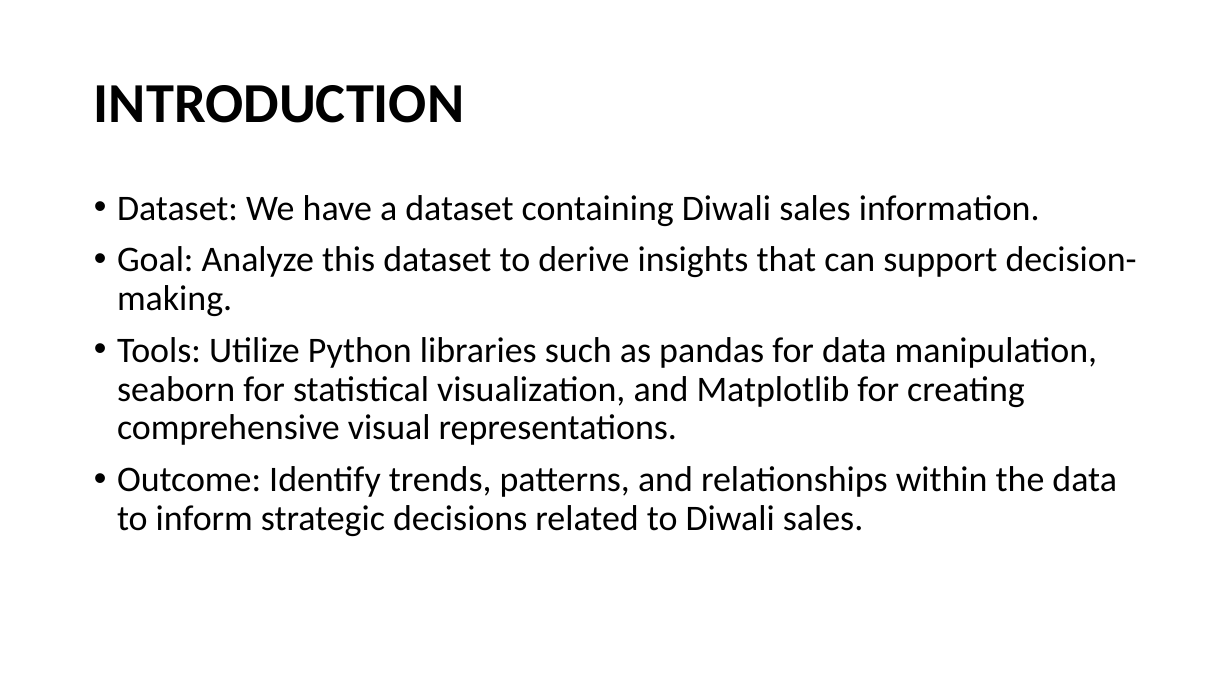
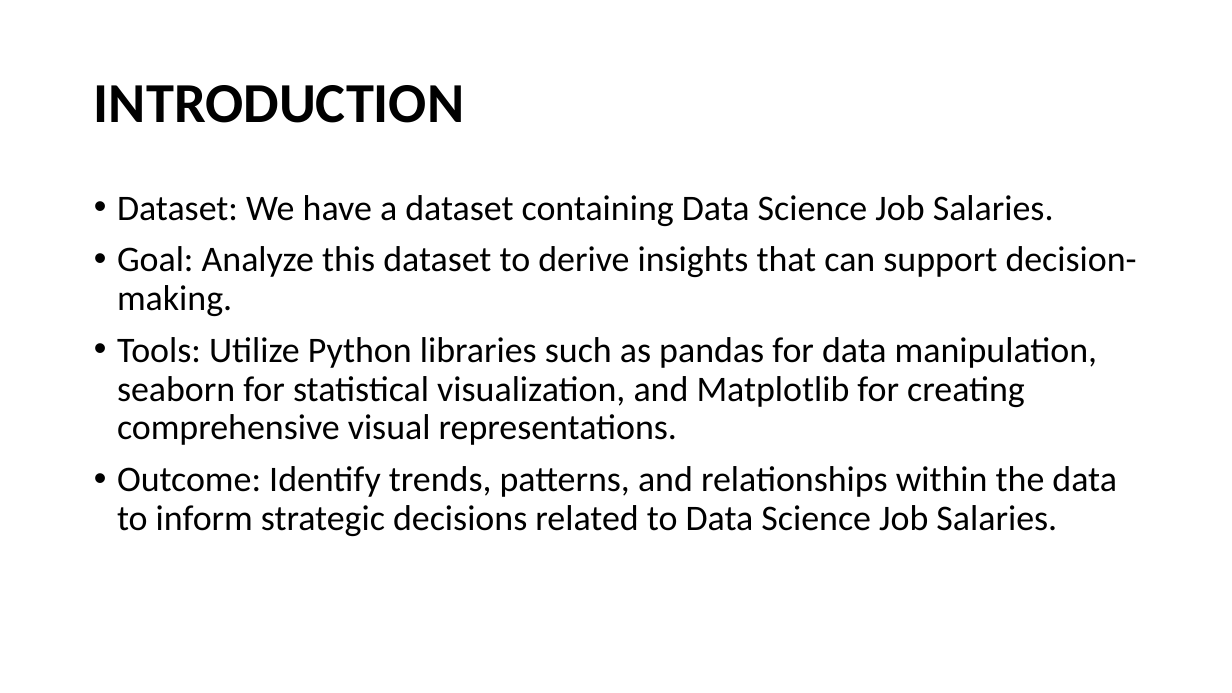
Before and after one commit to Josephvarghes/DataSciSalary_Predictor, a slide deck: slide 5 of PO.pptx. Drawn at 1232x693 pixels with LibreOffice and Linux fonts; fonts in the diff are those of the drawing. Boxes give left, top, right and bottom in pixels: in the first picture for what was removed or moved away, otherwise in the second. Text is boxed around its words. In the diff, an @@ line names an element or a change of style, - is before the commit and + after.

```diff
--- a/PO.pptx
+++ b/PO.pptx
@@ text at bbox=[117, 195, 1054, 226]: text changed @@
-• Dataset: We have a dataset containing Diwali sales information.
+• Dataset: We have a dataset containing Data Science Job Salaries.
@@ text at bbox=[117, 466, 1117, 536]: text changed @@
-• Outcome: Identify trends, patterns, and relationships within the data to inform strategic decisions related to Diwali sales.
+• Outcome: Identify trends, patterns, and relationships within the data to inform strategic decisions related to Data Science Job Salaries.
```
Also in this commit, not shown: 5 other slides changed, 1 slide added, 1 slide removed, 4 other files.
